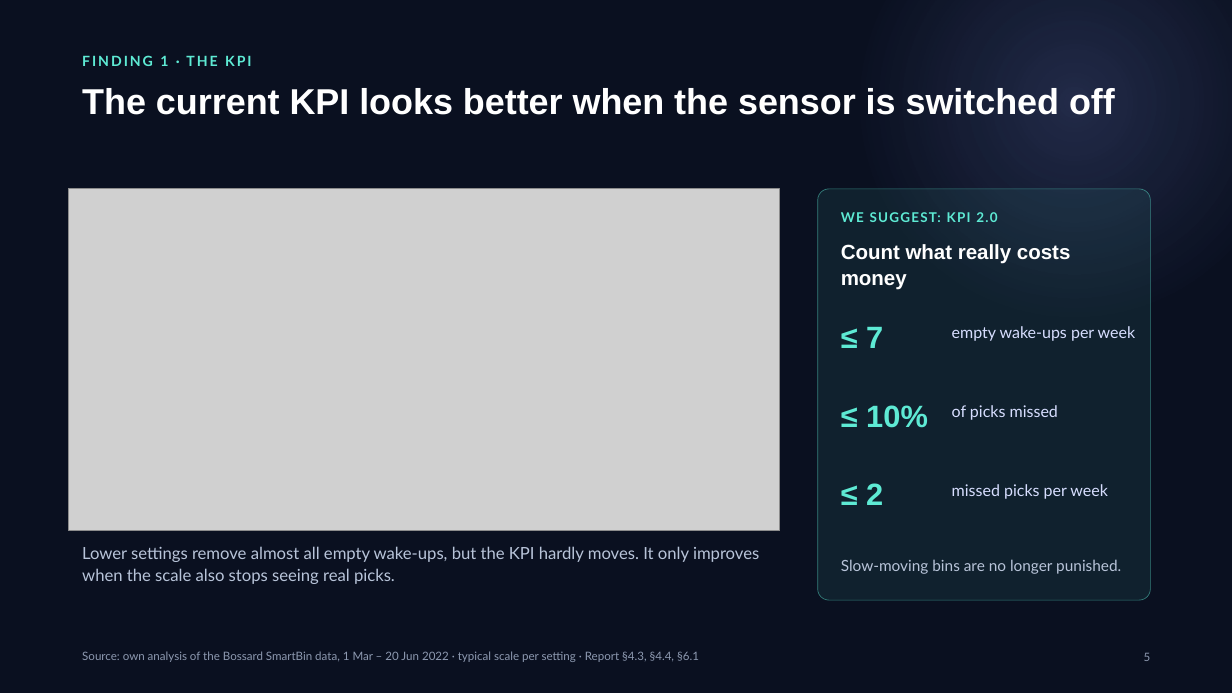
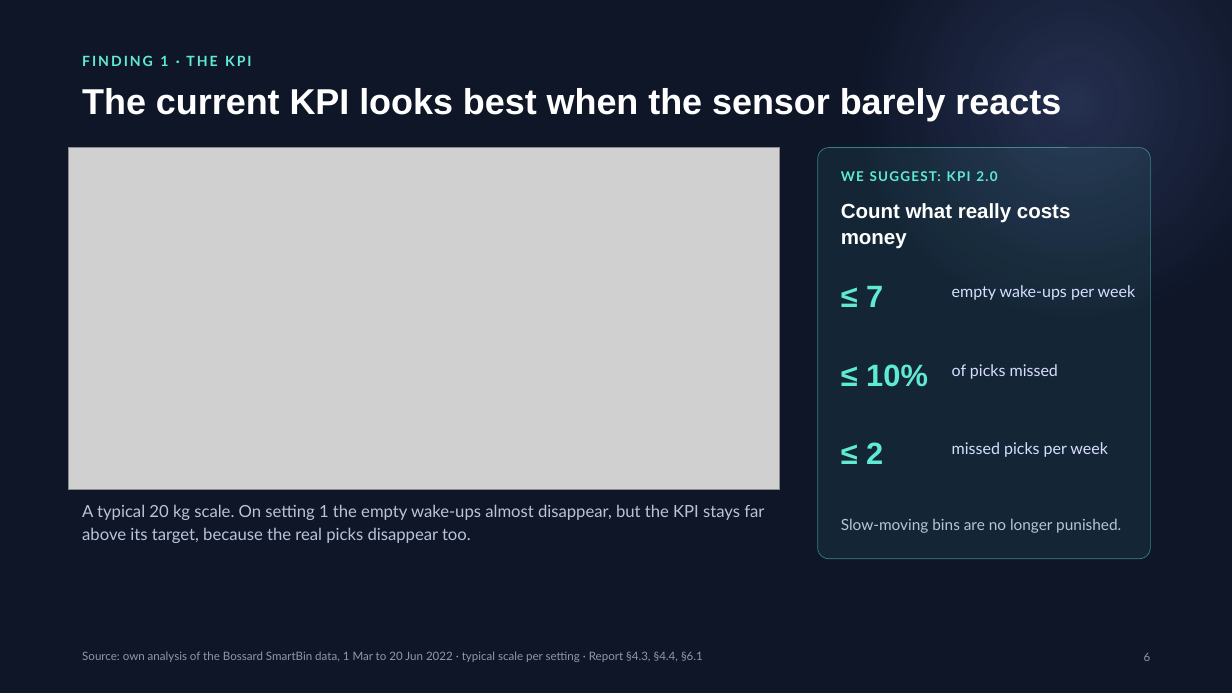
Before and after one commit to erenalpckroglu/smartbin-sensor-optimization, a slide deck: slide 6 of presentation/SmartBin – CTO presentation.pptx (slide 5 before the commit). Drawn at 1232x693 pixels with LibreOffice and Linux fonts; fonts in the diff are those of the drawing; grey boxes stand for pictures. Boxes give left, top, right and bottom in pixels: in the first picture for what was removed or moved away, otherwise in the second. Text is boxed around its words. In the diff, an @@ line names an element or a change of style, - is before the commit and + after.

```diff
--- a/presentation/SmartBin – CTO presentation.pptx
+++ b/presentation/SmartBin – CTO presentation.pptx
@@ background #0A1020 to #0E1628 @@
@@ text at [82,88,1061,121]: text changed @@
-The current KPI looks better when the sensor is switched off
+The current KPI looks best when the sensor barely reacts
@@ 9 texts, 1 rounded rectangle, 1 picture: place and size @@
-9 texts, 1 rounded rectangle, 1 picture at [68,189,1151,600]
+9 texts, 1 rounded rectangle, 1 picture at [68,148,1151,559]
@@ text at [82,504,764,543]: text changed @@
-Lower settings remove almost all empty wake-ups, but the KPI hardly moves. It only improves when the scale also stops seeing real picks.
+A typical 20 kg scale. On setting 1 the empty wake-ups almost disappear, but the KPI stays far above its target, because the real picks disappear too.
@@ text at [82,651,703,662]: text changed @@
-Source: own analysis of the Bossard SmartBin data, 1 Mar – 20 Jun 2022 · typical scale per setting · Report §4.3, §4.4, §6.1
+Source: own analysis of the Bossard SmartBin data, 1 Mar to 20 Jun 2022 · typical scale per setting · Report §4.3, §4.4, §6.1
```
Also in this commit, not shown: 21 other slides changed, 2 slides added, 24 other files.
